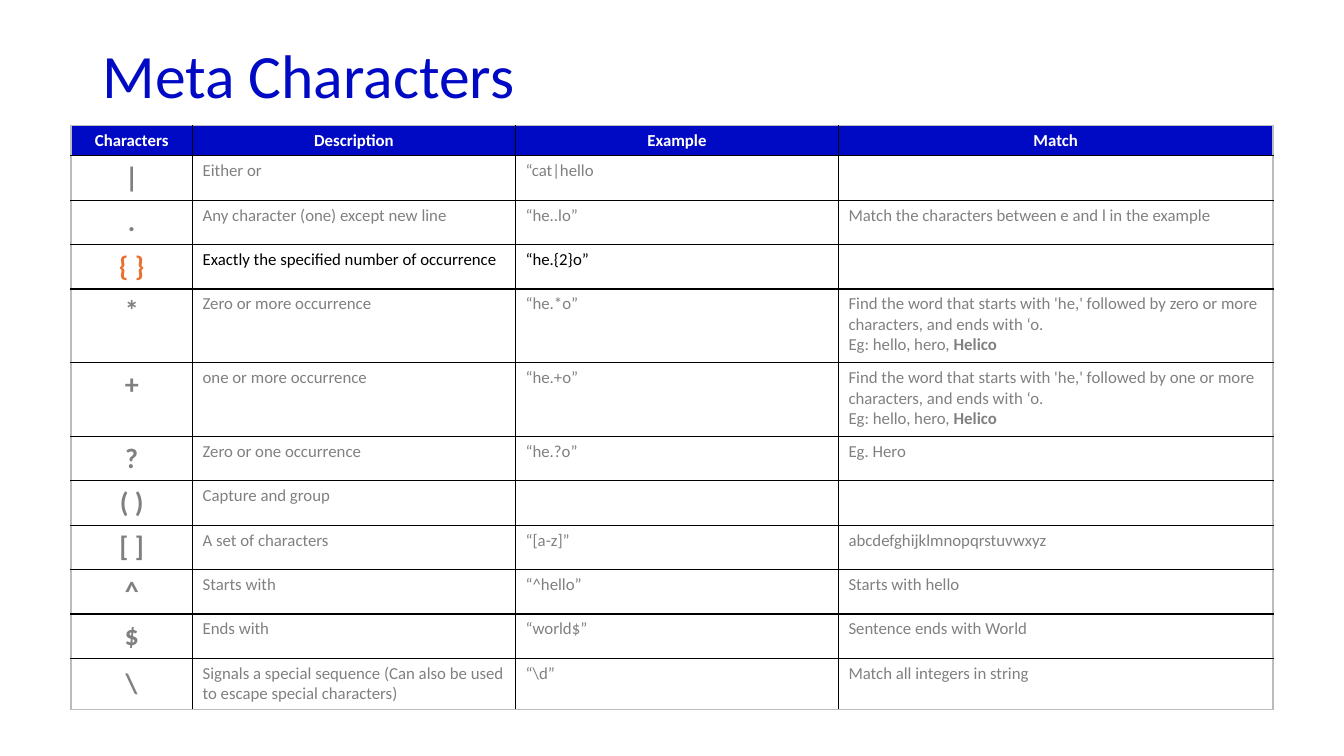
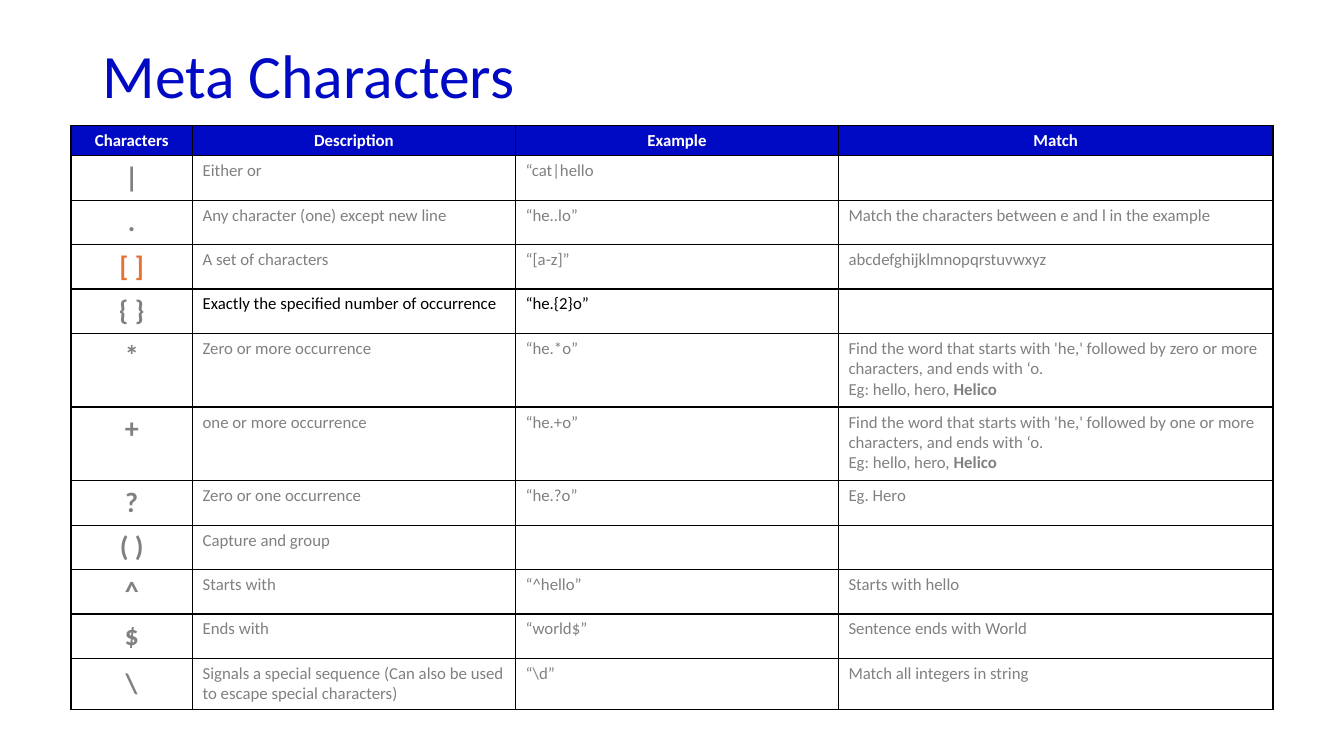
Before and after one commit to marslearnings/Python_Regular_Expressions, a slide deck: slide 16 of PPT/regular_expression.pptx (slide 13 before the commit). Drawn at 1344x756 pixels with LibreOffice and Linux fonts; fonts in the diff are those of the drawing. Boxes give left, top, right and bottom in pixels: in the first picture for what was removed or moved away, otherwise in the second. Text is boxed around its words. In the diff, an @@ line names an element or a change of style, - is before the commit and + after.

```diff
--- a/PPT/regular_expression.pptx
+++ b/PPT/regular_expression.pptx
@@ table at (71, 125, 1272, 710) @@
+row 4: [ ] | A set of characters | “[a-z]” | abcdefghijklmnopqrstuvwxyz
-row 9: [ ] | A set of characters | “[a-z]” | abcdefghijklmnopqrstuvwxyz
```
Also in this commit, not shown: 2 other slides changed, 7 slides added, 1 slide removed, 2 other files.
